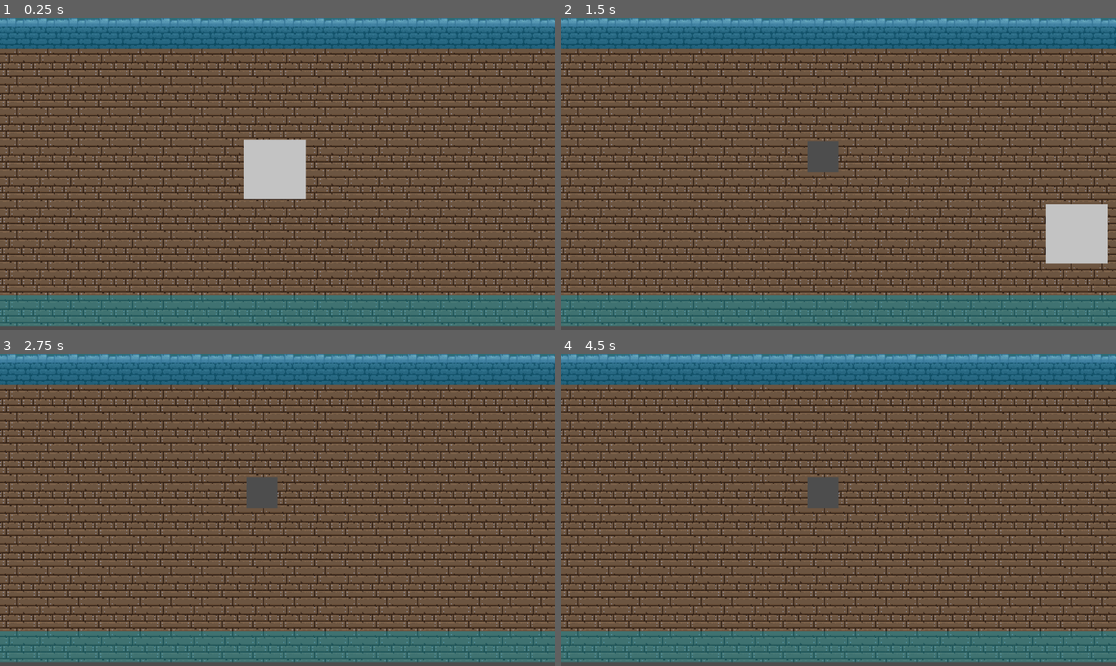
Above: before the commit, frames 1-4 (two rows, left to right).
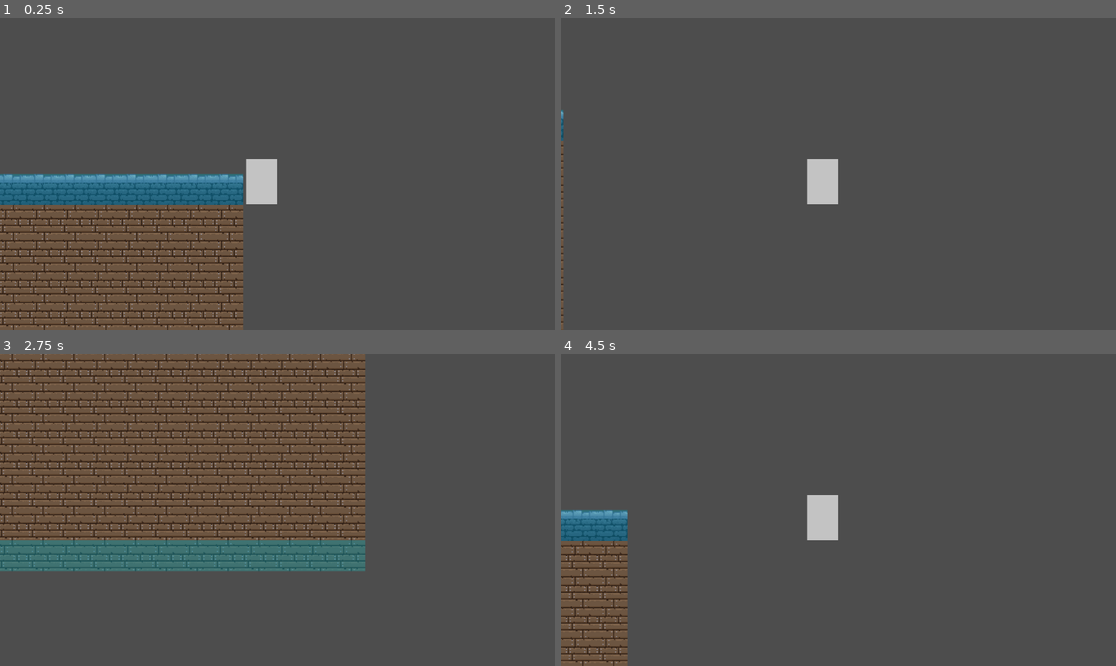
Above: after the commit, the same moments.

Repository: Alexxx180/Desert-Rage-2
Game: Godot game, scene res://assets/scenes/levels/caves/origin.tscn
The game is run twice, just before and just after one commit, with the same random seed, the same clock (stepped at 60 frames per second) and the same inputs.
Inputs:
- Up to frame 1 (0.25 s): no input
- Up to frame 2 (1.5 s): tap Enter at 0.5 s; hold Right (ui_right) 0.53-1.28 s; hold Ctrl (select, bound only after the commit) 0.53-1.28 s; hold Down (ui_down) from 1.28 s (still down); tap Ctrl (select, bound only after the commit) at 1.35 s
- Up to frame 3 (2.75 s): tap Space at 2 s; release Down (ui_down) at 2.03 s; hold Right (ui_right) from 2.03 s (still down); hold Ctrl (select, bound only after the commit) from 2.03 s (still down)
- Up to frame 4 (4.5 s): release Right (ui_right) at 2.78 s; release Ctrl (select, bound only after the commit) at 2.78 s; hold Up (ui_up) 2.78-3.53 s; tap Ctrl (select, bound only after the commit) at 2.85, 4.35 s; tap Enter at 3.5 s; hold Ctrl (select, bound only after the commit) 3.53-4.28 s; hold Left (ui_left) from 3.53 s (still down)

The runs differ from the first frame. In frame 1, 90% of the frame differs, in the area x 0-100%, y 0-100%; in frame 2, 96%; in frame 3, 78%; in frame 4, 95%.

Commit message:
2 players camera experiment

Diff:
--- a/assets/scenes/actors/player/common/moves.gd
+++ b/assets/scenes/actors/player/common/moves.gd
@@ -2,14 +2,14 @@
 
 @export var speed: int = 40000
 
-func press_power(main, alternate):
-	return Input.get_action_strength(main) - Input.get_action_strength(alternate)
+func press(primary: String, secondary: String) -> float:
+	var power: float = Input.get_action_strength(primary) - Input.get_action_strength(secondary)
+	return power * speed
 
-func move(delta) -> Vector2:
-	velocity.x = press_power("ui_right", "ui_left") * delta * speed
-	velocity.y = press_power("ui_down", "ui_up") * delta * speed
-	return velocity
+func move(delta):
+	velocity.x = press("right", "ui_left") * delta
+	velocity.y = press("backward", "forward") * delta
+	move_and_slide()
 
 func _physics_process(delta):
 	move(delta)
-	move_and_slide()
--- a/assets/scenes/actors/player/common/shape.tres
+++ b/assets/scenes/actors/player/common/shape.tres
@@ -1,4 +1,4 @@
 [gd_resource type="RectangleShape2D" format=3 uid="uid://c4cpmbyjcd61r"]
 
 [resource]
-size = Vector2(129, 123)
+size = Vector2(63.5, 94)
--- /dev/null
+++ b/assets/scenes/actors/player/ray/hero.tscn
@@ -0,0 +1,20 @@
+[gd_scene load_steps=4 format=3 uid="uid://wbjmq3n817nk"]
+
+[ext_resource type="Script" path="res://assets/scenes/actors/player/common/moves.gd" id="1_kcedx"]
+[ext_resource type="Texture2D" uid="uid://t6hniulw1u8b" path="res://assets/resources/actors/player/ray/idle/1.png" id="2_40pin"]
+[ext_resource type="Shape2D" uid="uid://c4cpmbyjcd61r" path="res://assets/scenes/actors/player/common/shape.tres" id="3_cm7wy"]
+
+[node name="ray" type="CharacterBody2D"]
+position = Vector2(1223, 0)
+collision_layer = 0
+collision_mask = 2
+script = ExtResource("1_kcedx")
+
+[node name="view" type="Sprite2D" parent="."]
+position = Vector2(-32.75, 16)
+scale = Vector2(0.492248, 0.764228)
+texture = ExtResource("2_40pin")
+
+[node name="shape" type="CollisionShape2D" parent="."]
+position = Vector2(-32.75, 16)
+shape = ExtResource("3_cm7wy")
--- a/assets/scenes/levels/caves/origin.tscn
+++ b/assets/scenes/levels/caves/origin.tscn
@@ -1,9 +1,9 @@
 [gd_scene load_steps=5 format=3 uid="uid://besonumxeyos4"]
 
 [ext_resource type="TileSet" uid="uid://c8xuv5byhtufa" path="res://assets/scenes/levels/environment/caves/set.tres" id="1_m8yne"]
-[ext_resource type="Shape2D" uid="uid://c4cpmbyjcd61r" path="res://assets/scenes/actors/player/common/shape.tres" id="2_0bmop"]
-[ext_resource type="Texture2D" uid="uid://t6hniulw1u8b" path="res://assets/resources/actors/player/ray/idle/1.png" id="2_2ulpd"]
-[ext_resource type="Script" path="res://assets/scenes/actors/player/common/moves.gd" id="2_ld07d"]
+[ext_resource type="PackedScene" uid="uid://wbjmq3n817nk" path="res://assets/scenes/actors/player/ray/hero.tscn" id="2_h3ui7"]
+[ext_resource type="Script" path="res://assets/systems/camera/group.gd" id="2_v04dd"]
+[ext_resource type="Script" path="res://assets/systems/camera/sharing.gd" id="3_1puwy"]
 
 [node name="origin" type="Node2D"]
 
@@ -19,20 +19,16 @@
 layer_1/y_sort_enabled = false
 layer_1/y_sort_origin = 0
 layer_1/z_index = 0
-layer_1/tile_data = PackedInt32Array(393222, 0, 1, 393223, 0 …(2171 unchanged characters)… 589839, 0, 1, 589840, 0, 1, 589841, 0, 1)
+layer_1/tile_data = PackedInt32Array(393222, 0, 1, 393223, 0 …(2171 unchanged characters)… 589839, 0, 1, 589840, 0, 1, 589841, 0, 1, 262152, 0, 1)
 
-[node name="camera" type="Camera2D" parent="."]
-anchor_mode = 0
+[node name="group" type="Node" parent="."]
+script = ExtResource("2_v04dd")
 
-[node name="ray" type="CharacterBody2D" parent="."]
-position = Vector2(571, 315)
-collision_layer = 0
-collision_mask = 2
-script = ExtResource("2_ld07d")
+[node name="ray" parent="group" instance=ExtResource("2_h3ui7")]
 
-[node name="view" type="Sprite2D" parent="ray"]
-texture = ExtResource("2_2ulpd")
+[node name="rock" parent="group" instance=ExtResource("2_h3ui7")]
+visible = false
+position = Vector2(3, 386)
 
-[node name="shape" type="CollisionShape2D" parent="ray"]
-position = Vector2(-0.5, -0.5)
-shape = ExtResource("2_0bmop")
+[node name="camera" type="Camera2D" parent="group"]
+script = ExtResource("3_1puwy")
--- /dev/null
+++ b/assets/systems/camera/group.gd
@@ -0,0 +1,15 @@
+extends Node
+
+@onready var camera: Camera2D = $camera
+@onready var characters: Array = [$ray, $rock]
+
+var count: int = 2
+var hero: int = 0
+
+func _ready(): camera.change(self, characters[hero])
+
+func _input(event):
+	if (event.is_action_pressed("select")):
+		var next: int = (hero + 1) % count
+		camera.change(characters[hero], characters[next])
+		hero = next
--- /dev/null
+++ b/assets/systems/camera/sharing.gd
@@ -0,0 +1,7 @@
+extends Camera2D
+
+func change(previous: Node, next: Node):
+	previous.remove_child(self)
+	next.add_child(self)
+	self.set_owner(next)
+	position = Vector2.ZERO
--- a/project.godot
+++ b/project.godot
@@ -15,6 +15,34 @@
 config/features=PackedStringArray("4.1", "GL Compatibility")
 config/icon="res://icon.svg"
 
+[input]
+
+left={
+"deadzone": 0.5,
+"events": [Object(InputEventKey,"resource_local_to_scene":false,"resource_name":"","device":-1,"window_id":0,"alt_pressed":false,"shift_pressed":false,"ctrl_pressed":false,"meta_pressed":false,"pressed":false,"keycode":0,"physical_keycode":4194319,"key_label":0,"unicode":0,"echo":false,"script":null)
+]
+}
+right={
+"deadzone": 0.5,
+"events": [Object(InputEventKey,"resource_local_to_scene":false,"resource_name":"","device":-1,"window_id":0,"alt_pressed":false,"shift_pressed":false,"ctrl_pressed":false,"meta_pressed":false,"pressed":false,"keycode":0,"physical_keycode":4194321,"key_label":0,"unicode":0,"echo":false,"script":null)
+]
+}
+forward={
+"deadzone": 0.5,
+"events": [Object(InputEventKey,"resource_local_to_scene":false,"resource_name":"","device":-1,"window_id":0,"alt_pressed":false,"shift_pressed":false,"ctrl_pressed":false,"meta_pressed":false,"pressed":false,"keycode":0,"physical_keycode":4194320,"key_label":0,"unicode":0,"echo":false,"script":null)
+]
+}
+backward={
+"deadzone": 0.5,
+"events": [Object(InputEventKey,"resource_local_to_scene":false,"resource_name":"","device":-1,"window_id":0,"alt_pressed":false,"shift_pressed":false,"ctrl_pressed":false,"meta_pressed":false,"pressed":false,"keycode":0,"physical_keycode":4194322,"key_label":0,"unicode":0,"echo":false,"script":null)
+]
+}
+select={
+"deadzone": 0.5,
+"events": [Object(InputEventKey,"resource_local_to_scene":false,"resource_name":"","device":-1,"window_id":0,"alt_pressed":false,"shift_pressed":false,"ctrl_pressed":false,"meta_pressed":false,"pressed":false,"keycode":0,"physical_keycode":4194326,"key_label":0,"unicode":0,"echo":false,"script":null)
+]
+}
+
 [rendering]
 
 renderer/rendering_method="gl_compatibility"
